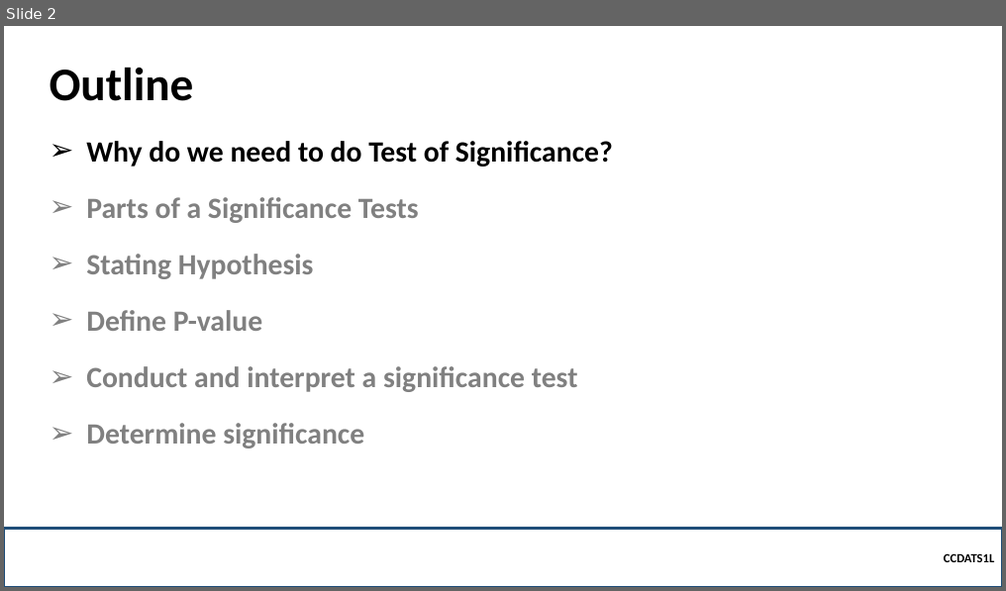
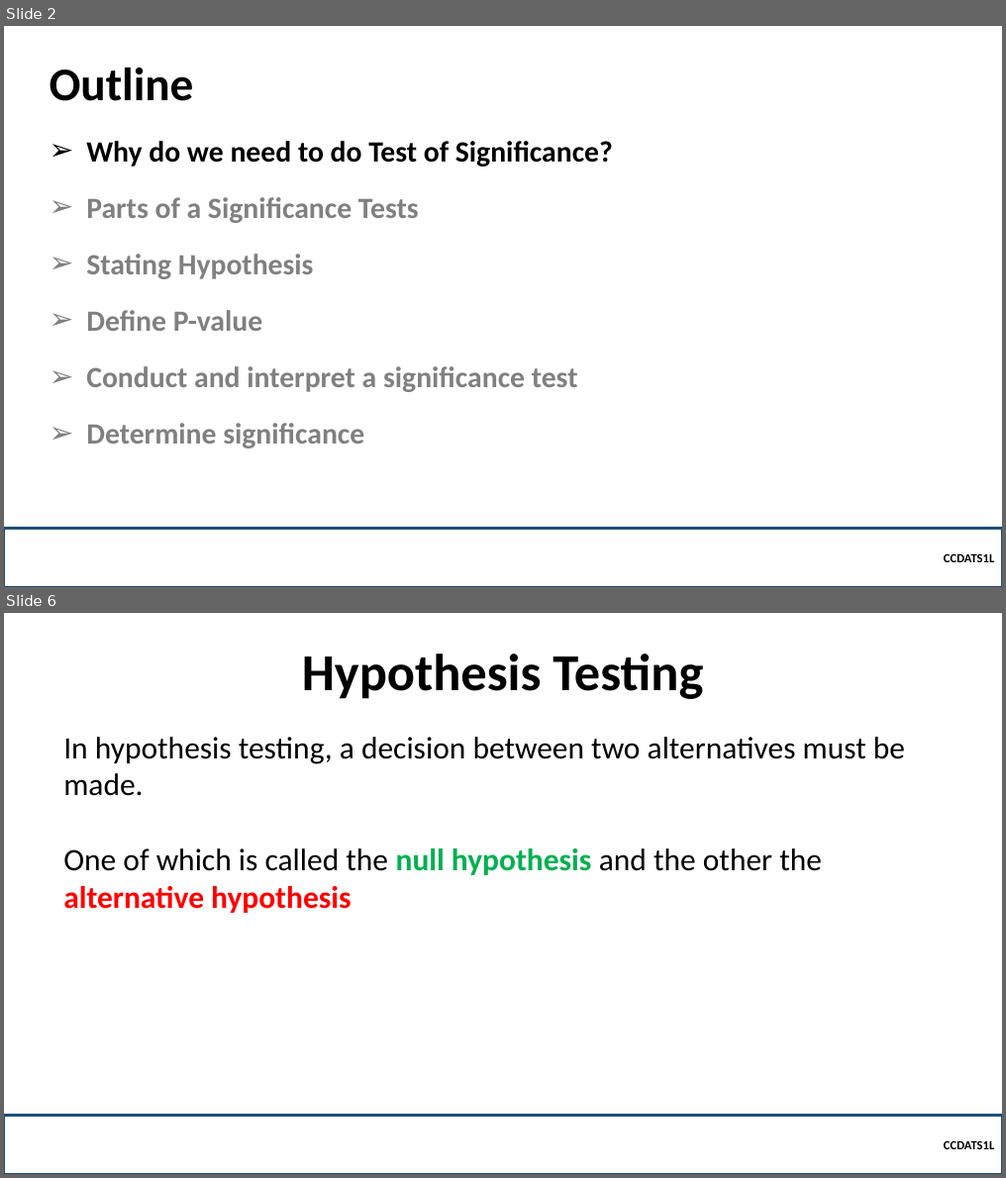
Before and after one commit to robitussin/CCDATS1L, a slide deck: week 10/Test of Significance.pptx. Shown one above the other, each under a label of ours: slide 2 before the commit, slides 2 and 6 after it; the slides between them are not shown. The pictures are 1006x591 and 1006x1178 pixels, drawn with LibreOffice and Linux fonts; fonts in the diff are those of the drawing; background and template pictures are left out. Boxes give left, top, right and bottom in pixels: in the first picture for what was removed or moved away, otherwise in the second. Text is boxed around its words. In the diff, an @@ line names an element or a change of style, - is before the commit and + after.

```diff
--- a/week 10/Test of Significance.pptx
+++ b/week 10/Test of Significance.pptx
@@ slide 6 added at (4, 613, 1002, 1174), background picture (left out) @@
@@ title added at (302, 654, 703, 699), 50 pt, text #000000, bold @@
+Hypothesis Testing
@@ text added at (63, 737, 905, 913), 30 pt, text #000000 @@
+In hypothesis testing, a decision between two alternatives must be made.
+One of which is called the null hypothesis and the other the alternative hypothesis
@@ rectangle added at (4, 1115, 1002, 1174), outline #1F4E79 2.25 pt, 12 pt, text #000000, bold @@
+  CCDATS1L
```
Also in this commit, not shown: 2 slides changed, 9 other slides added, 14 slides removed.
